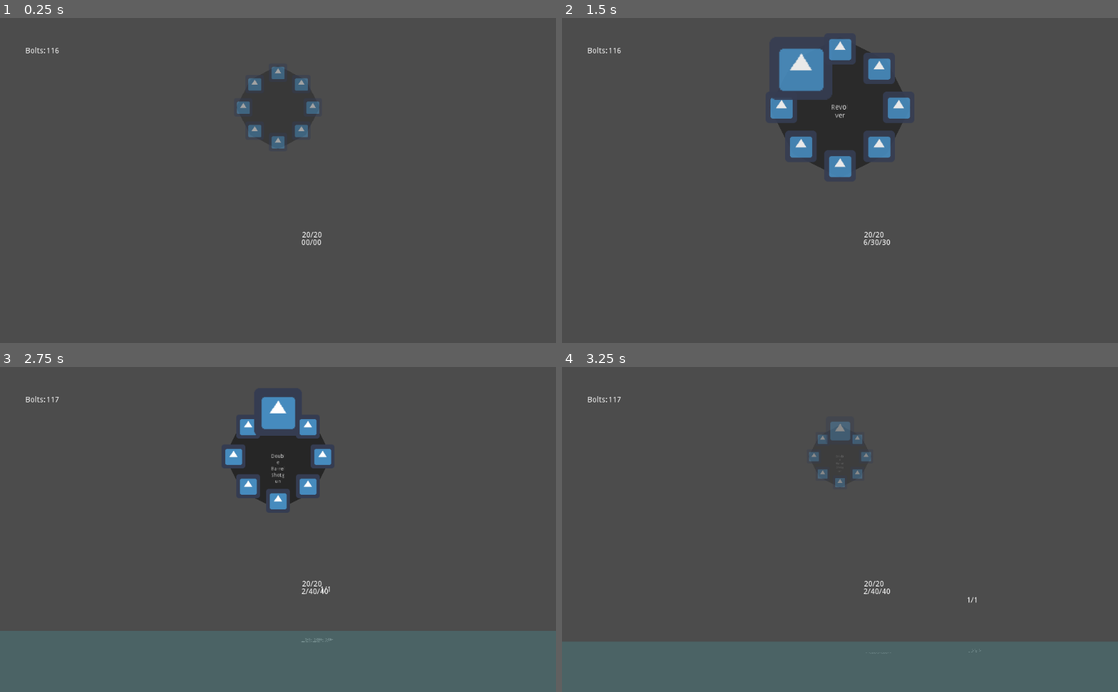
Above: before the commit, frames 1-4 (two rows, left to right).
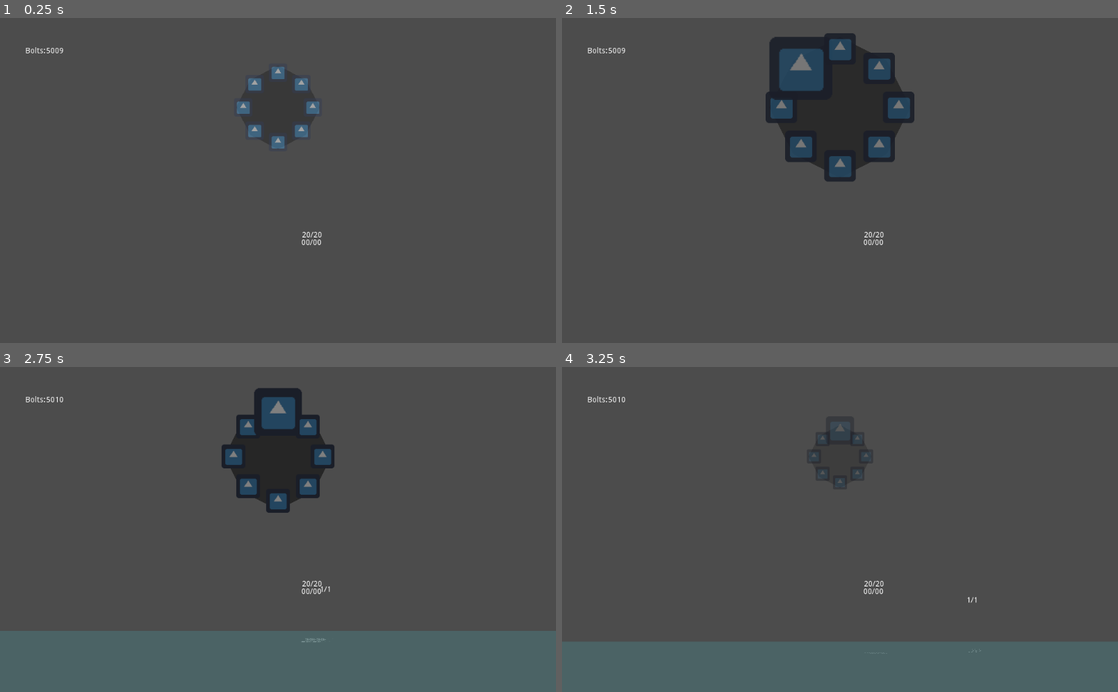
Above: after the commit, the same moments.

Repository: Galomortal47/Metroidvania
Game: Godot game, scene res://Test/Test.tscn
Same seed, same stepped clock (60 frames per second), same inputs: the game is played once before the commit and once after it. The project has no main scene, so this scene is started directly. The engine's default icon, where the game draws it, is replaced by a stand-in: a white triangle on a blue panel in a dark square.
Inputs (mouse positions are in pixels of both pictures, inside the frame that each line leads up to):
- Up to frame 1 (0.25 s): no input
- Up to frame 2 (1.5 s): tap Enter (ui_accept) at 0.5, 0.77 s; move the mouse to (962, 164) at 0.52 s; hold Right (ui_right) 0.53-1.28 s; hold Z (ui_select) 0.53-1.28 s; move the mouse to (728, 196) at 1.27 s; hold Down (ui_down) from 1.28 s (still down); tap Z (ui_select) at 1.35 s
- Up to frame 3 (2.75 s): tap Enter (ui_accept) at 1.52 s; move the mouse to (333, 458) at 2.02 s; release Down (ui_down) at 2.03 s; hold Right (ui_right) from 2.03 s (still down); hold Z (ui_select) from 2.03 s (still down)
- Up to frame 4 (3.25 s): move the mouse to (812, 594) at 2.77 s; release Right (ui_right) at 2.78 s; release Z (ui_select) at 2.78 s; hold Up (ui_up) from 2.78 s (still down); tap Z (ui_select) at 2.85 s; tap Enter (ui_accept) at 3.02 s

The runs differ from the first frame. In frame 1, less than 0.1% of the frame differs, in the area x 8-12%, y 9-11%; in frame 2, 5.8%, in the area x 8-64%, y 4-70%; in frame 3, 3.4%; in frame 4, 0.7%.

Commit message:
a lot of stuff

Diff:
--- a/Scripts/Health.gd
+++ b/Scripts/Health.gd
@@ -11,6 +11,8 @@
 #	$Health.set_speed_scale(0.0001)
 
 func _process(delta):
+	if health > health_max:
+		health = health_max
 	$Label.set_text(str(health) + "/" + str(health_max))
 
 func damage(var damage):
--- a/Scripts/Menu Items.gd
+++ b/Scripts/Menu Items.gd
@@ -4,19 +4,28 @@
 var select_aux = select
 var menu_size = 8
 var a = 0
-
+var guns = [false,false,false,false,false,false,false,false]
 func _ready():
 	get_parent().get_node("Weapons/Label").menu_size = menu_size
+	get_parent().get_node("Save").loader()
+	for i in range(0,menu_size):
+		get_parent().get_node("Weapons").get_child(i).have = get_parent().get_node("Save").data.gun[i]
 
 func _process(delta):
 	if Input.is_action_pressed("ui_select"):
 		Engine.set_time_scale(0.1)
 		$"Menu Anim".set_current_animation("open")
 		for i in range(0,menu_size):
+				guns[i] = get_parent().get_node("Weapons").get_child(i).have
+				get_parent().get_node("Save").data.gun = guns
 				get_parent().get_node("Weapons").get_child(i).enable = select[i]
 				if select[i]:
-					get_node("Menu/Label").set_text(str(get_parent().get_node("Weapons").get_child(i).get_name()))
-					get_parent().get_node("Weapons").get_child(i).update_text()
+					if get_parent().get_node("Weapons").get_child(i).have:
+						get_node("Menu/icon" + str(i)).set_modulate(Color(1,1,1))
+						get_node("Menu/Label").set_text(str(get_parent().get_node("Weapons").get_child(i).get_name()))
+						get_parent().get_node("Weapons").get_child(i).update_text()
+				if not get_parent().get_node("Weapons").get_child(i).have:
+					get_node("Menu/icon" + str(i)).set_modulate(Color(0.5,0.5,0.5))
 		if Input.is_action_just_pressed("ui_left"):
 			a -= 1
 		if Input.is_action_just_pressed("ui_right"):
--- a/Scripts/Pick Up.gd
+++ b/Scripts/Pick Up.gd
@@ -12,7 +12,8 @@
 	if body.has_node("Health"):
 		body.get_node("Health").health += health
 		if health == 0:
-			body.get_node("Weapons").get_child(gun_id).ammo = body.get_node("Weapons").get_child(gun_id).ammo_max
-			body.get_node("Weapons").get_child(gun_id).update_text()
+			if body.is_in_group("player"):
+				body.get_node("Weapons").get_child(gun_id).ammo = body.get_node("Weapons").get_child(gun_id).ammo_max
+				body.get_node("Weapons").get_child(gun_id).update_text()
 	queue_free()
 	pass # Replace with function body.
--- a/Scripts/Platform Sticker 2.gd
+++ b/Scripts/Platform Sticker 2.gd
@@ -10,9 +10,8 @@
 	if raycast.is_colliding() and not has_node("Player"):
 		player = raycast.get_collider()
 		var pos =  player.get_global_position()
-		player.set_global_position(pos - get_position())
 		get_tree().get_root().get_node("Test").remove_child( player)
-		self.add_child( player)
+		self.add_child(player)
 		player.set_global_position(pos)
 		parent = true
 	elif parent and not raycast.is_colliding() and not get_tree().get_root().get_node("Test").has_node("Player"):
--- a/Scripts/Save.gd
+++ b/Scripts/Save.gd
@@ -2,7 +2,12 @@
 
 var save = "res://save.json"
 var file = File.new()
-var data = {"hp":20,"level":"res://Levels/Test.tscn","money":100,"position_x":0,"position_y":0}
+var data = {"hp":20,
+"level":"res://Levels/Test.tscn",
+"money":100,"position_x":0,
+"position_y":0,
+ "guns" : [false,false,false,false,false,false,false,false]
+}
 
 
 func _ready():
--- a/Scripts/Shop.gd
+++ b/Scripts/Shop.gd
@@ -1,13 +1,34 @@
-extends Node2D
+extends RayCast2D
 
-var price = 50
+var i
+var select = 0
+var price = [500,2000,3000,4000,8000,9000,1500,2500]
+var items_n = 7
 
 func _process(delta):
-	if Input.is_action_just_pressed("ui_up"):
-		if Input.is_action_pressed("ui_select"):
-			var data = int(get_parent().get_parent().get_node("Coins/Number").get_text())
-			if data >= price:
-				get_parent().get_parent().get_node("Coins/Number").set_text(str(data-price))
-				get_parent().get_parent().get_node("Weapons").get_child(get_parent().a).ammo = get_parent().get_parent().get_node("Weapons").get_child(get_parent().a).ammo_max
-	#$Label.set_text("Buy Ammo X: " + str(get_parent().get_parent().get_node("Weapons/Label").get_text()))
-#	pass
+	if is_colliding():
+		if Input.is_action_just_pressed("ui_right"):
+			select += 1
+		if Input.is_action_just_pressed("ui_left"):
+			select -= 1
+		if select > items_n:
+			select = items_n
+		if select < 0:
+			select = 0
+
+		for i in range(0,items_n+1):
+			if select == i:
+				get_node("Shop_Select/Icons").get_child(i).set_scale(Vector2(1,1))
+			else:
+				get_node("Shop_Select/Icons").get_child(i).set_scale(Vector2(0.5,.05))
+			if get_collider().is_in_group("player"):
+				get_node("Shop_Select/Icons").show()
+				get_collider().motion.x = 0
+				get_node("Shop_Select/Icons/Label2").set_text(get_collider().get_node("Weapons").get_child(select).get_name())
+				get_node("Shop_Select/Icons/Label").set_text("X:Buy for a " +str(price[select]) +  " Bolts")
+				if Input.is_action_just_pressed("ui_roll"):
+					if int(get_collider().get_node("Coins/Number").get_text()) >= price[select] and not get_collider().get_node("Weapons").get_child(select).have == true:
+						get_collider().get_node("Coins/Number").set_text(str(int(get_collider().get_node("Coins/Number").get_text())-price[select]))
+						get_collider().get_node("Weapons").get_child(select).have = true
+	else:
+		get_node("Shop_Select/Icons").hide()
--- a/Scripts/Shotgun.gd
+++ b/Scripts/Shotgun.gd
@@ -20,13 +20,14 @@
 var timer_aux = 0.0
 var enable = false
 var ammo_max
+export var have = false
 
 func _ready():
 	ammo_max = ammo
 	mag_aux = mag
 
 func _process(delta):
-	if enable:
+	if enable and have:
 		shoot()
 	timer_aux -= delta
 #	pass
@@ -70,10 +71,11 @@
 		get_parent().get_parent().get_node("Load_Minigame/Minigame").set_current_animation("Load")
 
 func update_text():
-	if infinite:
-		get_parent().get_node("Label").set_text("infinite/infinite")
-	else:
-		get_parent().get_node("Label").set_text(str(mag_aux) + "/" + str(ammo)+"/"+str(ammo_max))
+	if have:
+		if infinite:
+			get_parent().get_node("Label").set_text("infinite/infinite")
+		else:
+			get_parent().get_node("Label").set_text(str(mag_aux) + "/" + str(ammo)+"/"+str(ammo_max))
 
 func reload():
 	mag_aux = mag
--- a/Test/Test.tscn
+++ b/Test/Test.tscn
@@ -1,16 +1,18 @@
-[gd_scene load_steps=25 format=2]
-
-[ext_resource path="res://Scripts/Platform Sticker 2.gd" type="Script" id=1]
-[ext_resource path="res://assets/Player.tscn" type="PackedScene" id=2]
-[ext_resource path="res://icon.png" type="Texture" id=3]
-[ext_resource path="res://Scripts/Mouse.gd" type="Script" id=4]
-[ext_resource path="res://assets/Enemy.tscn" type="PackedScene" id=5]
-[ext_resource path="res://assets/Bolts.tscn" type="PackedScene" id=6]
-[ext_resource path="res://assets/Box.tscn" type="PackedScene" id=7]
-[ext_resource path="res://Scripts/screenshot.png" type="Texture" id=8]
-[ext_resource path="res://Scripts/Mirror.gd" type="Script" id=9]
-[ext_resource path="res://assets/Water.tscn" type="PackedScene" id=10]
-[ext_resource path="res://assets/Pick Up.tscn" type="PackedScene" id=11]
+[gd_scene load_steps=27 format=2]
+
+[ext_resource path="res://assets/Platform2.tscn" type="PackedScene" id=1]
+[ext_resource path="res://Scripts/Platform Sticker 2.gd" type="Script" id=2]
+[ext_resource path="res://assets/Player.tscn" type="PackedScene" id=3]
+[ext_resource path="res://icon.png" type="Texture" id=4]
+[ext_resource path="res://Scripts/Mouse.gd" type="Script" id=5]
+[ext_resource path="res://assets/Enemy.tscn" type="PackedScene" id=6]
+[ext_resource path="res://assets/Bolts.tscn" type="PackedScene" id=7]
+[ext_resource path="res://assets/Box.tscn" type="PackedScene" id=8]
+[ext_resource path="res://Scripts/screenshot.png" type="Texture" id=9]
+[ext_resource path="res://Scripts/Mirror.gd" type="Script" id=10]
+[ext_resource path="res://assets/Water.tscn" type="PackedScene" id=11]
+[ext_resource path="res://assets/Pick Up.tscn" type="PackedScene" id=12]
+[ext_resource path="res://assets/Shop.tscn" type="PackedScene" id=13]
 
 [sub_resource type="RectangleShape2D" id=1]
 extents = Vector2( 946.495, 10 )
@@ -22,15 +24,12 @@
 
 [sub_resource type="RectangleShape2D" id=4]
 extents = Vector2( 41.6683, 314.736 )
-
-[sub_resource type="RectangleShape2D" id=5]
-extents = Vector2( 37.9856, 10 )
 
 [sub_resource type="Animation" id=6]
 length = 10.0
 loop = true
 tracks/0/type = "value"
-tracks/0/path = NodePath(".:position")
+tracks/0/path = NodePath("Platform2:position")
 tracks/0/interp = 1
 tracks/0/loop_wrap = true
 tracks/0/imported = false
@@ -39,7 +38,7 @@
 "times": PoolRealArray( 0, 1, 4, 6, 9, 10 ),
 "transitions": PoolRealArray( 1, 1, 1, 1, 1, 1 ),
 "update": 0,
-"values": [ Vector2( -243.32, 355.398 ), Vector2( -243.32, 355.398 ), Vector2( 134.309, 355.398 ), Vector2( 134.309, 355.398 ), Vector2( -243.32, 355.398 ), Vector2( -243.32, 355.398 ) ]
+"values": [ Vector2( -243.32, 355.398 ), Vector2( -243.32, 355.398 ), Vector2( 183.272, 355.398 ), Vector2( 183.272, 355.398 ), Vector2( -243.32, 355.398 ), Vector2( -243.32, 355.398 ) ]
 }
 
 [sub_resource type="Animation" id=7]
@@ -58,6 +57,9 @@
 "values": [ Vector2( 699.164, 355.398 ), Vector2( 699.164, 355.398 ), Vector2( 286.903, 355.398 ), Vector2( 286.903, 355.398 ), Vector2( 699.164, 355.398 ), Vector2( 699.164, 355.398 ) ]
 }
 
+[sub_resource type="RectangleShape2D" id=5]
+extents = Vector2( 37.9856, 10 )
+
 [sub_resource type="Animation" id=8]
 length = 10.0
 loop = true
@@ -209,30 +211,19 @@
 shape = SubResource( 4 )
 
 [node name="Platform" type="Node2D" parent="."]
+editor/display_folded = true
 position = Vector2( 840.566, 0 )
 
-[node name="Platform2" type="KinematicBody2D" parent="Platform"]
-position = Vector2( -243.32, 355.398 )
-motion/sync_to_physics = true
-
-[node name="CollisionShape2D" type="CollisionShape2D" parent="Platform/Platform2"]
-shape = SubResource( 5 )
-
-[node name="AnimationPlayer" type="AnimationPlayer" parent="Platform/Platform2"]
+[node name="AnimationPlayer" type="AnimationPlayer" parent="Platform"]
 autoplay = "Movment2"
 anims/Movment2 = SubResource( 6 )
 anims/movment = SubResource( 7 )
 
-[node name="Platform Sticker 2" type="Node2D" parent="Platform/Platform2"]
-script = ExtResource( 1 )
-
-[node name="RayCast2D" type="RayCast2D" parent="Platform/Platform2/Platform Sticker 2"]
-position = Vector2( -50, -20 )
-enabled = true
-cast_to = Vector2( 100, 0 )
+[node name="Platform2" parent="Platform" instance=ExtResource( 1 )]
 
 [node name="Platform2" type="Node2D" parent="."]
-position = Vector2( 242.003, -1.43201 )
+editor/display_folded = true
+position = Vector2( 209.068, -1.43201 )
 scale = Vector2( -1, 1 )
 
 [node name="Platform2" type="KinematicBody2D" parent="Platform2"]
@@ -336,11 +327,13 @@
 region_enabled = true
 region_rect = Rect2( 0, 130, 1024, 500 )
 
-[node name="Water" parent="." instance=ExtResource( 10 )]
-
-[node name="Ammo Pick Up" parent="." instance=ExtResource( 11 )]
-
-[node name="Ammo Pick Up2" parent="." instance=ExtResource( 11 )]
+[node name="Water" parent="." instance=ExtResource( 11 )]
+
+[node name="Ammo Pick Up" parent="." instance=ExtResource( 12 )]
+
+[node name="Health Pick Up" parent="." instance=ExtResource( 12 )]
 position = Vector2( -242.092, 533.121 )
 health = 10
 ammo = 0
+
+[node name="Shop" parent="." instance=ExtResource( 13 )]
--- /dev/null
+++ b/assets/Platform2.tscn
@@ -0,0 +1,21 @@
+[gd_scene load_steps=3 format=2]
+
+[ext_resource path="res://Scripts/Platform Sticker 2.gd" type="Script" id=1]
+
+[sub_resource type="RectangleShape2D" id=5]
+extents = Vector2( 37.9856, 10 )
+
+[node name="Platform2" type="KinematicBody2D"]
+position = Vector2( -243.32, 355.398 )
+motion/sync_to_physics = true
+
+[node name="CollisionShape2D" type="CollisionShape2D" parent="."]
+shape = SubResource( 5 )
+
+[node name="Platform Sticker 2" type="Node2D" parent="."]
+script = ExtResource( 1 )
+
+[node name="RayCast2D" type="RayCast2D" parent="Platform Sticker 2"]
+position = Vector2( -50, -20 )
+enabled = true
+cast_to = Vector2( 100, 0 )
--- a/assets/Player.tscn
+++ b/assets/Player.tscn
@@ -531,6 +531,19 @@
 lifespan = 0.15
 infinite = true
 pierce = true
+have = true
+
+[node name="bow and arrow" type="Node2D" parent="Weapons"]
+script = ExtResource( 3 )
+weapon = "res://assets/Bullet.tscn"
+speed = 500
+spreed = 3
+timer = 0.0
+gravity = 2
+damage = 7
+curve = -100
+lifespan = 5.0
+ammo = 40
 
 [node name="Revolver" parent="Weapons" instance=ExtResource( 4 )]
 speed = 400
@@ -582,18 +595,6 @@
 lifespan = 5.0
 ammo = 60
 
-[node name="bow and arrow" type="Node2D" parent="Weapons"]
-script = ExtResource( 3 )
-weapon = "res://assets/Bullet.tscn"
-speed = 400
-spreed = 3
-timer = 0.0
-gravity = 2
-damage = 7
-curve = -100
-lifespan = 5.0
-ammo = 40
-
 [node name="FireTrowher" type="Node2D" parent="Weapons"]
 script = ExtResource( 3 )
 weapon = "res://assets/Bullet.tscn"
@@ -615,6 +616,7 @@
 script = ExtResource( 5 )
 
 [node name="Menu Items" type="CanvasLayer" parent="."]
+editor/display_folded = true
 script = ExtResource( 6 )
 
 [node name="Menu" type="Node2D" parent="Menu Items"]
@@ -691,13 +693,14 @@
 position = Vector2( 51.392, -56.7652 )
 points = PoolVector2Array( 0, 0, 0, 10 )
 default_color = Color( 1, 1, 1, 0.501961 )
+texture_mode = 612703316
 
 [node name="Line2D3" type="Line2D" parent="Load_Minigame"]
 position = Vector2( 3.95837, -61.2451 )
 points = PoolVector2Array( 0, 0, 0, 20 )
 width = 3.0
 default_color = Color( 1, 1, 1, 1 )
-texture_mode = 927712944
+texture_mode = 612703316
 
 [node name="Minigame" type="AnimationPlayer" parent="Load_Minigame"]
 anims/Failure = SubResource( 9 )
--- /dev/null
+++ b/assets/Shop.tscn
@@ -0,0 +1,59 @@
+[gd_scene load_steps=3 format=2]
+
+[ext_resource path="res://Scripts/Shop.gd" type="Script" id=1]
+[ext_resource path="res://icon.png" type="Texture" id=2]
+
+[node name="Shop" type="RayCast2D"]
+position = Vector2( 360, 550 )
+enabled = true
+cast_to = Vector2( 100, 0 )
+script = ExtResource( 1 )
+
+[node name="Shop_Select" type="CanvasLayer" parent="."]
+
+[node name="Icons" type="Node2D" parent="Shop_Select"]
+
+[node name="icon8" type="Sprite" parent="Shop_Select/Icons"]
+position = Vector2( 159.491, 544.549 )
+texture = ExtResource( 2 )
+
+[node name="icon7" type="Sprite" parent="Shop_Select/Icons"]
+position = Vector2( 259.491, 544.549 )
+texture = ExtResource( 2 )
+
+[node name="icon6" type="Sprite" parent="Shop_Select/Icons"]
+position = Vector2( 359.491, 544.549 )
+texture = ExtResource( 2 )
+
+[node name="icon1" type="Sprite" parent="Shop_Select/Icons"]
+position = Vector2( 459.491, 544.549 )
+texture = ExtResource( 2 )
+
+[node name="icon2" type="Sprite" parent="Shop_Select/Icons"]
+position = Vector2( 559.491, 544.549 )
+texture = ExtResource( 2 )
+
+[node name="icon3" type="Sprite" parent="Shop_Select/Icons"]
+position = Vector2( 659.491, 544.549 )
+texture = ExtResource( 2 )
+
+[node name="icon4" type="Sprite" parent="Shop_Select/Icons"]
+position = Vector2( 759.491, 544.549 )
+texture = ExtResource( 2 )
+
+[node name="icon5" type="Sprite" parent="Shop_Select/Icons"]
+position = Vector2( 859.491, 544.549 )
+texture = ExtResource( 2 )
+
+[node name="Label" type="Label" parent="Shop_Select/Icons"]
+margin_left = 450.0
+margin_top = 480.0
+margin_right = 590.0
+margin_bottom = 494.0
+text = "X:Buy for a Bolts"
+
+[node name="Label2" type="Label" parent="Shop_Select/Icons"]
+margin_left = 450.0
+margin_top = 493.369
+margin_right = 590.0
+margin_bottom = 507.369
--- a/project.godot
+++ b/project.godot
@@ -33,13 +33,13 @@
 ui_cancel={
 "deadzone": 0.5,
 "events": [ Object(InputEventJoypadButton,"resource_local_to_scene":false,"resource_name":"","device":0,"button_index":1,"pressure":0.0,"pressed":false,"script":null)
-, Object(InputEventKey,"resource_local_to_scene":false,"resource_name":"","device":0,"alt":false,"shift":false,"control":false,"meta":false,"command":false,"pressed":false,"scancode":88,"unicode":0,"echo":false,"script":null)
+, Object(InputEventKey,"resource_local_to_scene":false,"resource_name":"","device":0,"alt":false,"shift":false,"control":false,"meta":false,"command":false,"pressed":false,"scancode":67,"unicode":0,"echo":false,"script":null)
  ]
 }
 ui_roll={
 "deadzone": 0.5,
-"events": [ Object(InputEventKey,"resource_local_to_scene":false,"resource_name":"","device":0,"alt":false,"shift":false,"control":false,"meta":false,"command":false,"pressed":false,"scancode":67,"unicode":0,"echo":false,"script":null)
-, Object(InputEventJoypadButton,"resource_local_to_scene":false,"resource_name":"","device":0,"button_index":2,"pressure":0.0,"pressed":false,"script":null)
+"events": [ Object(InputEventJoypadButton,"resource_local_to_scene":false,"resource_name":"","device":0,"button_index":2,"pressure":0.0,"pressed":false,"script":null)
+, Object(InputEventKey,"resource_local_to_scene":false,"resource_name":"","device":0,"alt":false,"shift":false,"control":false,"meta":false,"command":false,"pressed":false,"scancode":88,"unicode":0,"echo":false,"script":null)
  ]
 }
 ui_block={
--- a/save.json
+++ b/save.json
@@ -1 +1 @@
-{"hp":20,"level":"res://Levels/Test.tscn","money":116,"position_x":0,"position_y":0,"score":100}
+{"gun":[false,false,false,false,false,false,false,false],"hp":20,"level":"res://Levels/Test.tscn","money":5009,"position_x":0,"position_y":0,"score":100}
Not shown: 2 places in Test/Test.tscn that only renumber resources
